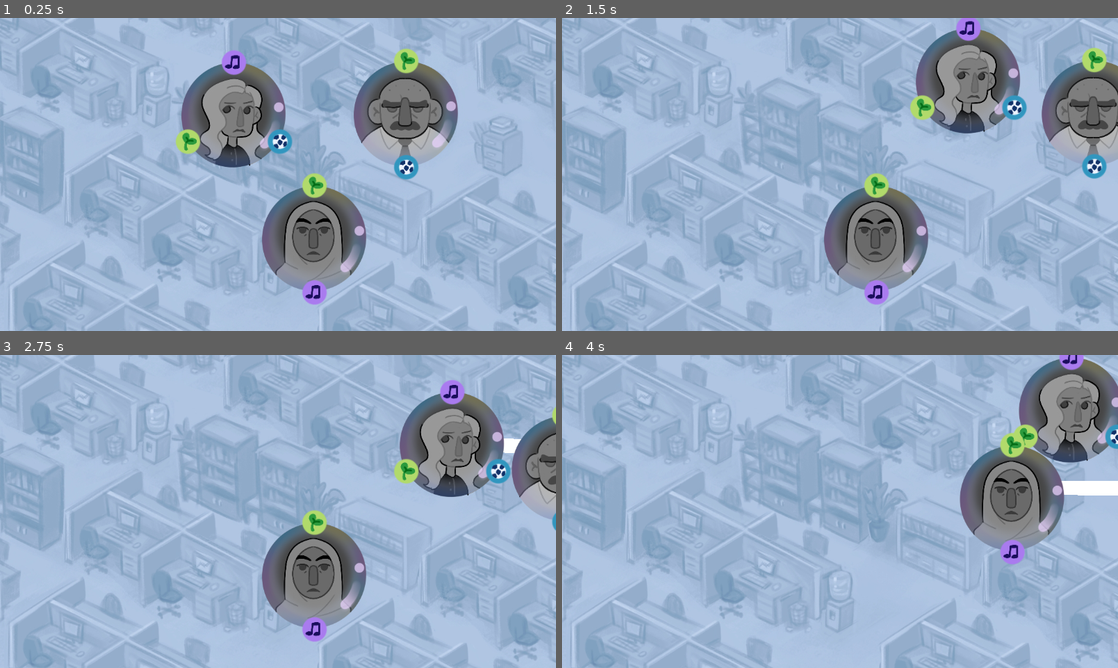
Above: before the commit, frames 1-4 (two rows, left to right).
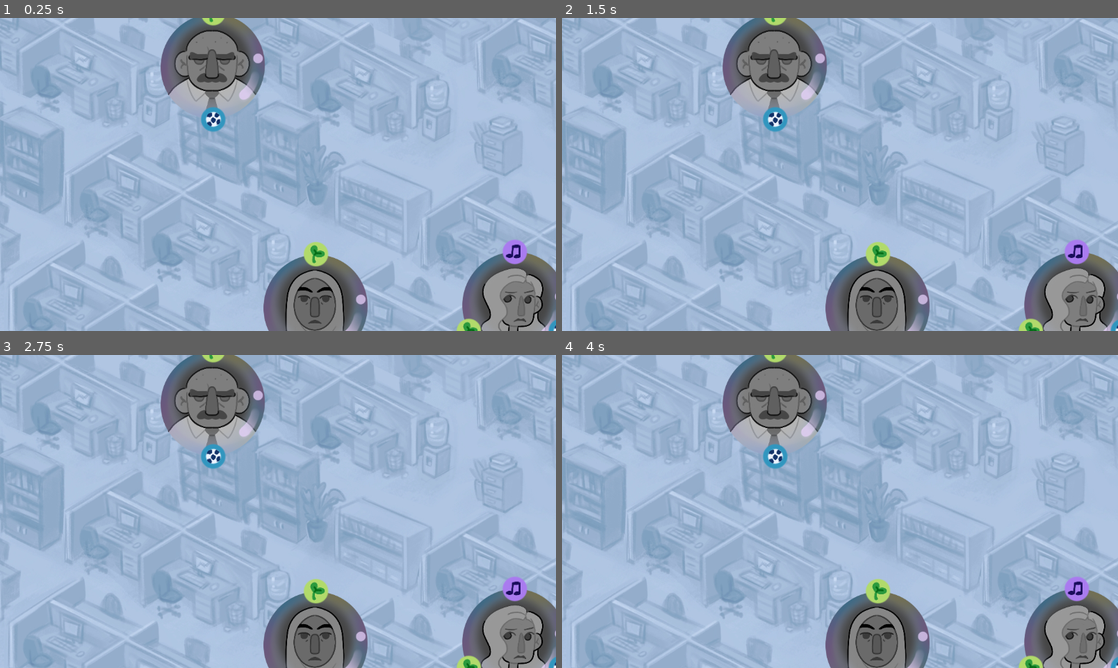
Above: after the commit, the same moments.

Repository: Andru7428/Teambuilding
Game: Godot game, scene res://main.tscn
Same seed, same stepped clock (60 frames per second), same inputs: the game is played once before the commit and once after it.
Inputs (mouse positions are in pixels of both pictures, inside the frame that each line leads up to):
- Up to frame 1 (0.25 s): no input
- Up to frame 2 (1.5 s): tap Enter at 0.5 s; drag from (795, 115) to (967, 115) at 0.52 s; drag from (967, 61) to (1012, 140) at 1.27 s
- Up to frame 3 (2.75 s): tap Space at 2 s; move the mouse to (450, 445) at 2.02 s; press the mouse at (450, 445) at 2.03 s
- Up to frame 4 (4 s): release the mouse at (1012, 445) at 2.75 s; tap Enter at 2.75 s; drag from (967, 470) to (878, 577) at 2.77 s; tap Space at 3.5 s; drag from (878, 577) to (1034, 486) at 3.52 s

The runs differ from the first frame. In frame 1, 25% of the frame differs, in the area x 28-100%, y 0-100%; in frame 2, 26%; in frame 3, 24%; in frame 4, 23%.

Commit message:
Почистил код

Diff:
--- a/autoload/event_bus.gd
+++ /dev/null
@@ -1,3 +0,0 @@
-extends Node
-
-signal connection_started(interest: Interest)
--- a/autoload/state_machine.gd
+++ /dev/null
@@ -1,4 +0,0 @@
-extends Node
-
-var connecting := false
-var active_line: Line
--- /dev/null
+++ b/main.gd
@@ -0,0 +1,31 @@
+extends Node
+
+@export var bubble_scene: PackedScene
+@export var bubbles: Array[BubbleData]
+
+
+func _ready() -> void:
+	for bubble_data in bubbles:
+		create_bubble(bubble_data)
+
+
+# Called every frame. 'delta' is the elapsed time since the previous frame.
+func _process(delta: float) -> void:
+	pass
+
+
+func create_bubble(bubble_data: BubbleData):
+	var new_bubble := bubble_scene.instantiate() as Bubble
+	new_bubble.bubble_data = bubble_data
+	add_child(new_bubble)
+
+	var screenSize = get_viewport().get_visible_rect().size
+	var rng = RandomNumberGenerator.new()
+	var rndX = rng.randi_range(0, screenSize.x)
+	var rndY = rng.randi_range(0, screenSize.y)
+
+	new_bubble.position = Vector2(rndX, rndY)
+
+
+func _on_connection_started():
+	pass
--- a/main.tscn
+++ b/main.tscn
@@ -1,29 +1,19 @@
-[gd_scene load_steps=6 format=3 uid="uid://5ymmdk2abe1y"]
+[gd_scene load_steps=8 format=3 uid="uid://5ymmdk2abe1y"]
 
+[ext_resource type="Script" path="res://main.gd" id="1_7v5kq"]
 [ext_resource type="Texture2D" uid="uid://5aoyy8kdndxp" path="res://assets/background/фон.jpg" id="1_40xyu"]
 [ext_resource type="PackedScene" uid="uid://bhs4f64u7oqsv" path="res://scenes/bubble/bubble.tscn" id="1_shwtf"]
 [ext_resource type="Resource" uid="uid://cmoe4ygeyi4x0" path="res://bubbles/bubble_1.tres" id="2_sw4j1"]
 [ext_resource type="Resource" uid="uid://b0a71m858jxvk" path="res://bubbles/bubble_2.tres" id="3_dpnqa"]
+[ext_resource type="Script" path="res://custom_resources/bubble_data.gd" id="3_ux80d"]
 [ext_resource type="Resource" uid="uid://xfbsxkoly6pi" path="res://bubbles/bubble_3.tres" id="4_m1i5k"]
 
 [node name="Main" type="Node"]
+script = ExtResource("1_7v5kq")
+bubble_scene = ExtResource("1_shwtf")
+bubbles = Array[ExtResource("3_ux80d")]([ExtResource("2_sw4j1"), ExtResource("3_dpnqa"), ExtResource("4_m1i5k")])
 
 [node name="Фон" type="Sprite2D" parent="."]
 z_index = -2
 position = Vector2(589, 339)
 texture = ExtResource("1_40xyu")
-
-[node name="Node" parent="." instance=ExtResource("1_shwtf")]
-position = Vector2(485, 201)
-scale = Vector2(0.6, 0.6)
-node_data = ExtResource("2_sw4j1")
-
-[node name="Node2" parent="." instance=ExtResource("1_shwtf")]
-position = Vector2(842, 199)
-scale = Vector2(0.6, 0.6)
-node_data = ExtResource("3_dpnqa")
-
-[node name="Node3" parent="." instance=ExtResource("1_shwtf")]
-position = Vector2(652, 457)
-scale = Vector2(0.6, 0.6)
-node_data = ExtResource("4_m1i5k")
--- a/project.godot
+++ b/project.godot
@@ -14,11 +14,6 @@
 run/main_scene="res://main.tscn"
 config/features=PackedStringArray("4.3", "Mobile")
 config/icon="res://icon.svg"
-
-[autoload]
-
-StateMachine="*res://autoload/state_machine.gd"
-EventBus="*res://autoload/event_bus.gd"
 
 [display]
 
--- a/scenes/bubble/bubble.gd
+++ b/scenes/bubble/bubble.gd
@@ -3,13 +3,13 @@
 
 const RADIUS := 110
 
-@export var node_data: BubbleData : set = _set_node_data
+@export var bubble_data: BubbleData : set = _set_node_data
 @export var circle: Sprite2D
 @export var art: Sprite2D
 @export var interest_scene: PackedScene
 
+var interests: Array[Interest]
 var dragging = false
-
 
 func _physics_process(delta: float) -> void:
 	if dragging:
@@ -20,21 +20,25 @@
 		linear_damp = 10
 
 func _set_node_data(values: BubbleData):
-	node_data = values
+	bubble_data = values
 	if not is_node_ready():
 		await ready
-	art.texture = node_data.art
+	art.texture = bubble_data.art
 
-	var step = 2 * PI / len(node_data.interests)
-	for i in range(len(node_data.interests)):
-		var interest_data = node_data.interests[i]
+	var step = 2 * PI / len(bubble_data.interests)
+	for i in range(len(bubble_data.interests)):
+		var interest_data = bubble_data.interests[i]
 		var new_interest = interest_scene.instantiate() as Interest
 		new_interest.interest_data = interest_data
-		new_interest.global_position = Vector2(sin(i * step), -cos(i * step)) * RADIUS
+		new_interest.position = Vector2(sin(i * step), -cos(i * step)) * RADIUS
 		add_child(new_interest)
+		interests.append(new_interest)
 
 
 func _on_area_2d_input_event(_viewport: Node, event: InputEvent, _shape_idx: int) -> void:
 	if event.is_action_pressed("left_mouse"):
-		dragging = !dragging
+		dragging = true
+
+	elif event.is_action_released("left_mouse") and dragging:
+		dragging = false
 		linear_velocity = Vector2.ZERO
--- a/scenes/interest/interest.gd
+++ b/scenes/interest/interest.gd
@@ -1,5 +1,7 @@
 class_name Interest
 extends Node2D
+
+signal connection_started(inerest: Interest)
 
 const ARC_POINTS := 16
 
@@ -21,16 +23,7 @@
 
 func _on_area_2d_input_event(_viewport: Node, event: InputEvent, _shape_idx: int) -> void:
 	if event.is_action_pressed("left_mouse"):
-		if not StateMachine.connecting:
-			var new_line = line_scene.instantiate() as Line
-			new_line.target_1 = self
-			add_child(new_line)
-			StateMachine.active_line = new_line
-			StateMachine.connecting = true
-		elif StateMachine.active_line != null:
-			StateMachine.active_line.target_2 = self
-			StateMachine.connecting = false
-			StateMachine.active_line = null
+		pass
 
 
 func _get_points() -> Array:
